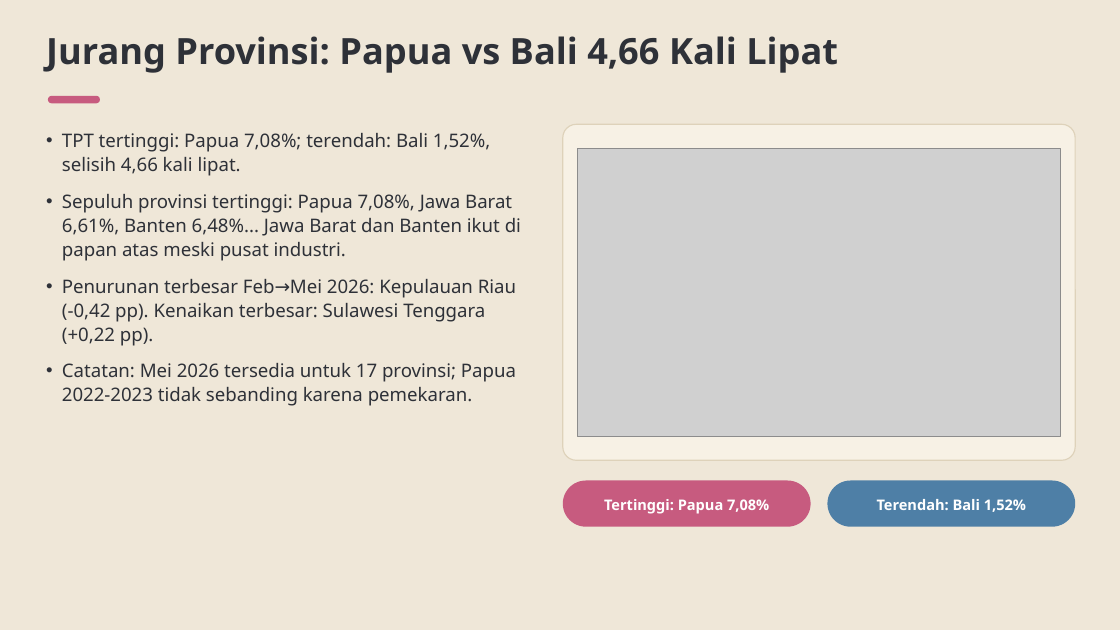
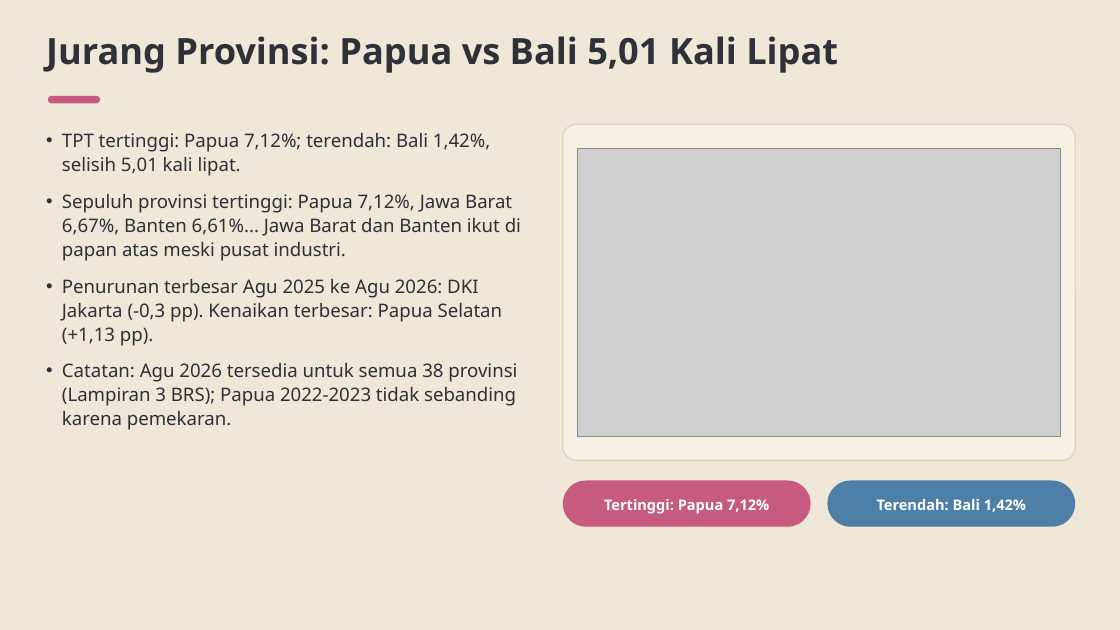
Before and after one commit to baghizash/pengangguran-indonesia-2026, a slide deck: slide 8 of Portofolio-Analisis-Pengangguran-2026.pptx. Drawn at 1120x630 pixels with LibreOffice and Linux fonts; fonts in the diff are those of the drawing; grey boxes stand for pictures. Boxes give left, top, right and bottom in pixels: in the first picture for what was removed or moved away, otherwise in the second. Text is boxed around its words. In the diff, an @@ line names an element or a change of style, - is before the commit and + after.

```diff
--- a/Portofolio-Analisis-Pengangguran-2026.pptx
+++ b/Portofolio-Analisis-Pengangguran-2026.pptx
@@ text at [46,36,838,73]: text changed @@
-Jurang Provinsi: Papua vs Bali 4,66 Kali Lipat
+Jurang Provinsi: Papua vs Bali 5,01 Kali Lipat
@@ text at [62,133,521,430]: text changed @@
-• TPT tertinggi: Papua 7,08%; terendah: Bali 1,52%, selisih 4,66 kali lipat.
-• Sepuluh provinsi tertinggi: Papua 7,08%, Jawa Barat 6,61%, Banten 6,48%... Jawa Barat dan Banten ikut di papan atas meski pusat industri.
-• Penurunan terbesar Feb→Mei 2026: Kepulauan Riau (-0,42 pp). Kenaikan terbesar: Sulawesi Tenggara (+0,22 pp).
-• Catatan: Mei 2026 tersedia untuk 17 provinsi; Papua 2022-2023 tidak sebanding karena pemekaran.
+• TPT tertinggi: Papua 7,12%; terendah: Bali 1,42%, selisih 5,01 kali lipat.
+• Sepuluh provinsi tertinggi: Papua 7,12%, Jawa Barat 6,67%, Banten 6,61%... Jawa Barat dan Banten ikut di papan atas meski pusat industri.
+• Penurunan terbesar Agu 2025 ke Agu 2026: DKI Jakarta (-0,3 pp). Kenaikan terbesar: Papua Selatan (+1,13 pp).
+• Catatan: Agu 2026 tersedia untuk semua 38 provinsi (Lampiran 3 BRS); Papua 2022-2023 tidak sebanding karena pemekaran.
@@ text at [604,499,769,514]: text changed @@
-Tertinggi: Papua 7,08%
+Tertinggi: Papua 7,12%
@@ text at [877,499,1026,512]: text changed @@
-Terendah: Bali 1,52%
+Terendah: Bali 1,42%
```
Also in this commit, not shown: 9 other slides changed.
